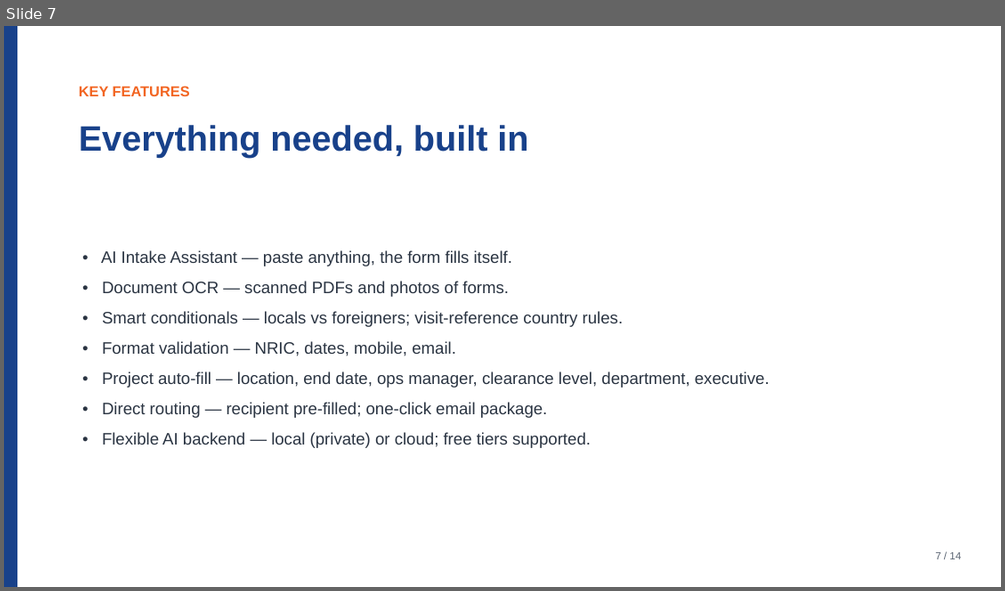
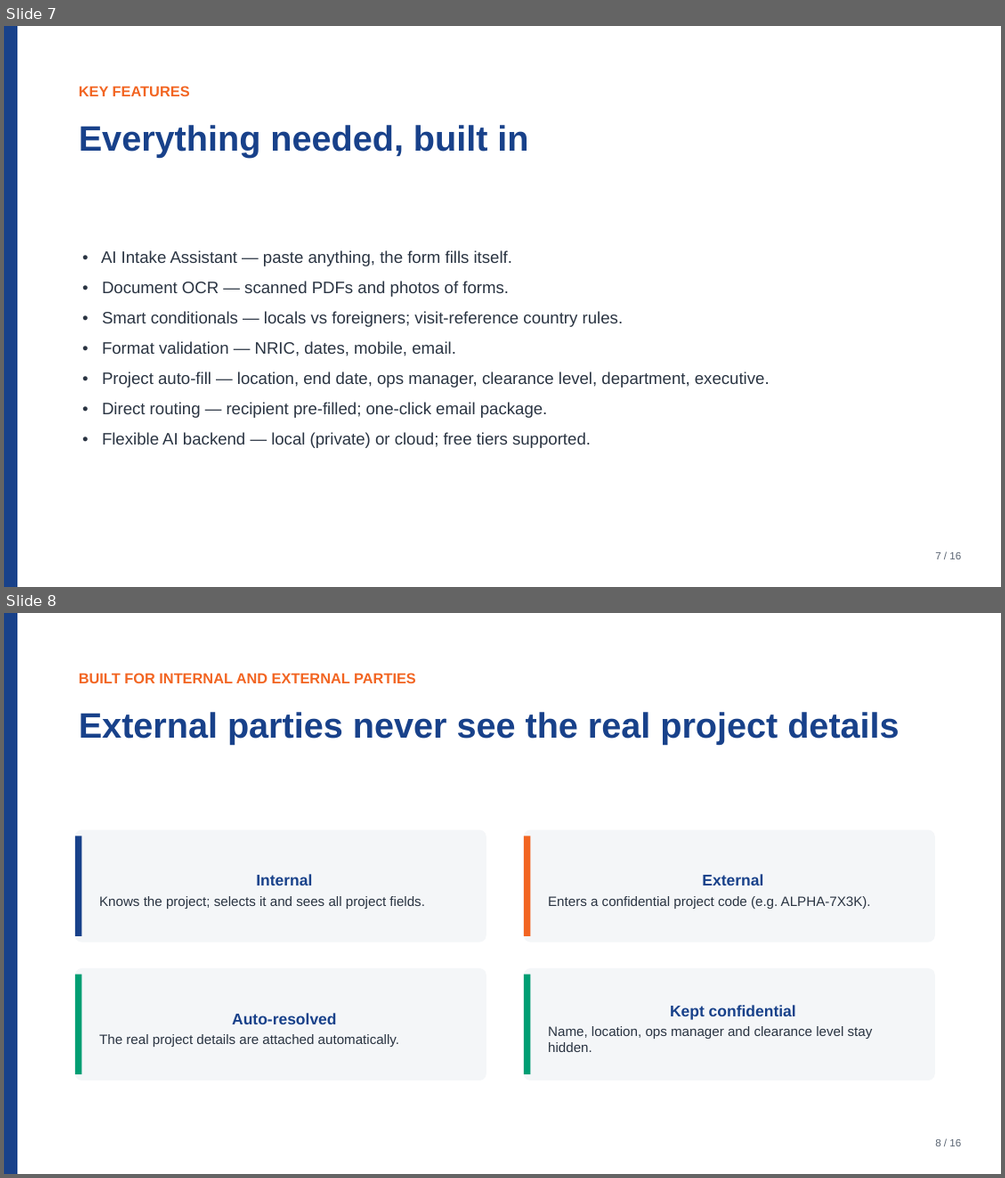
Before and after one commit to notmaineyy/ayyeye, a slide deck: pitch/acres_pitch_deck.pptx. Shown one above the other, each under a label of ours: slide 7 before the commit, slides 7 and 8 after it. The pictures are 1005x591 and 1005x1178 pixels, drawn with LibreOffice and Linux fonts; fonts in the diff are those of the drawing. Boxes give left, top, right and bottom in pixels: in the first picture for what was removed or moved away, otherwise in the second. Text is boxed around its words. In the diff, an @@ line names an element or a change of style, - is before the commit and + after.

```diff
--- a/pitch/acres_pitch_deck.pptx
+++ b/pitch/acres_pitch_deck.pptx
@@ slide 8 added at <box>4,613,1001,1174</box>, background #FFFFFF @@
@@ rectangle added at <box>4,613,17,1174</box>, fill #18418A @@
@@ text added at <box>79,673,416,683</box>, 14 pt, text #F26522, bold @@
+BUILT FOR INTERNAL AND EXTERNAL PARTIES
@@ text added at <box>79,712,898,744</box>, 34 pt, text #18418A, bold @@
+External parties never see the real project details
@@ rounded rectangle added at <box>75,830,486,942</box>, fill #F4F6F8, 13 pt, text #2A3442 @@
+Internal
+Knows the project; selects it and sees all project fields.
@@ rectangle added at <box>75,835,81,936</box>, fill #18418A @@
@@ rounded rectangle added at <box>524,830,935,942</box>, fill #F4F6F8, 13 pt, text #2A3442 @@
+External
+Enters a confidential project code (e.g. ALPHA-7X3K).
@@ rectangle added at <box>524,835,531,936</box>, fill #F26522 @@
@@ rounded rectangle added at <box>75,968,486,1080</box>, fill #F4F6F8, 13 pt, text #2A3442 @@
+Auto-resolved
+The real project details are attached automatically.
@@ rectangle added at <box>75,974,81,1074</box>, fill #009E73 @@
@@ rounded rectangle added at <box>524,968,935,1080</box>, fill #F4F6F8, 13 pt, text #2A3442 @@
+Kept confidential
+Name, location, ops manager and clearance level stay hidden.
@@ rectangle added at <box>524,974,531,1074</box>, fill #009E73 @@
@@ text added at <box>935,1139,961,1146</box>, 10 pt, text #5A6472 @@
+8 / 16
@@ slide 7 changed as well @@
@@ text at <box>935,552,961,559</box>: text changed @@
-7 / 14
+7 / 16
```
Also in this commit, not shown: 13 other slides changed, 1 other slide added, 9 other files.
